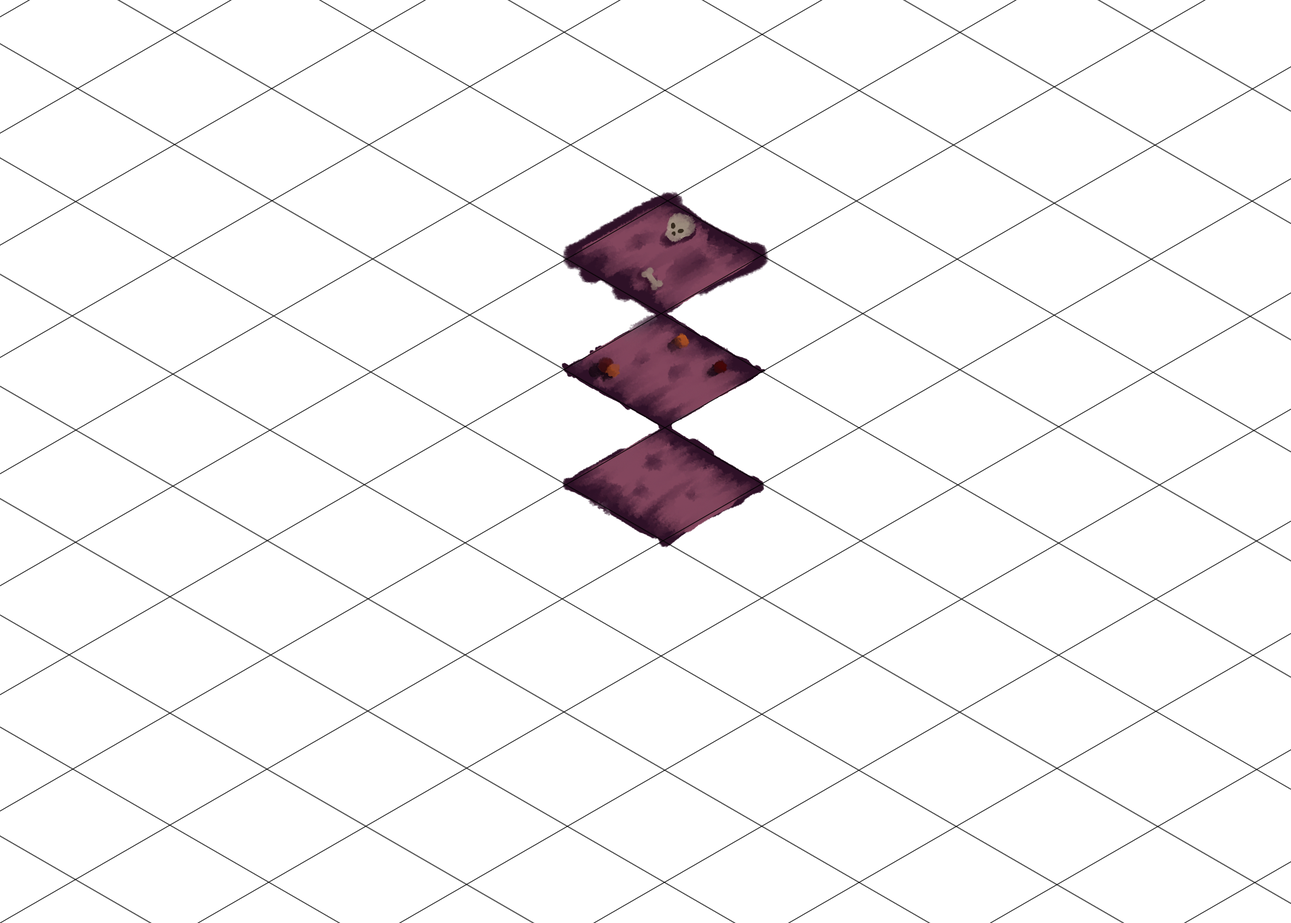
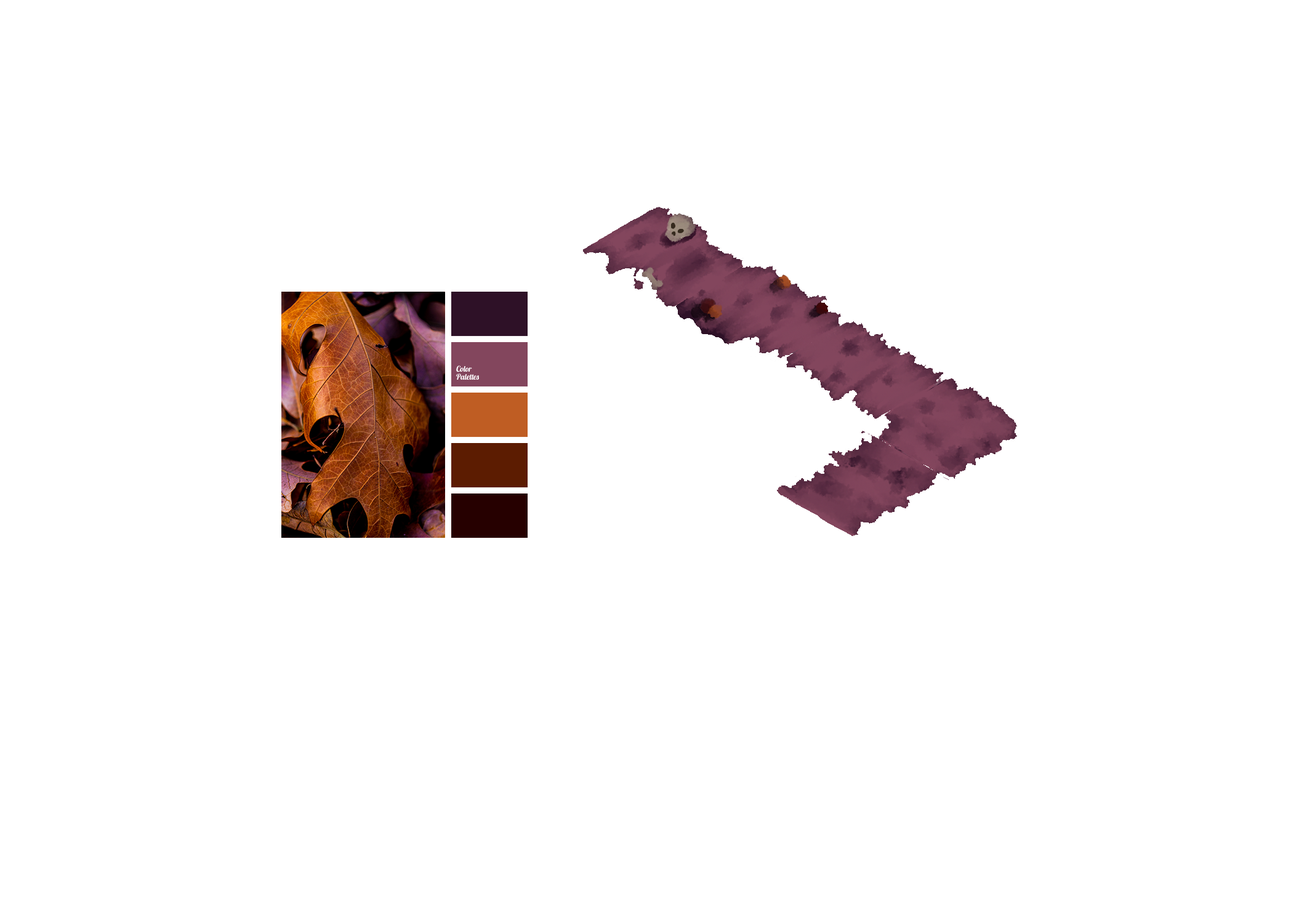
Revision of a layered 1291 x 923 image; what changed, layer by layer:
renamed "Shape 1 copy 18" to "grid", hid it over [0, 0, 1291, 923]
removed layer "Layer 2" over [640, 268, 657, 292]
removed layer "tile varient?" over [667, 212, 697, 225]
added layer "corner 1" above "plain path" over [877, 374, 1019, 481]
added layer "plain path" above "pebble path" over [784, 320, 945, 420]
renamed "base tile" to "pebble path", moved it above "plain path 2", painted on it over [561, 191, 842, 548]
added layer "plain path 2" above "Layer 1" over [775, 430, 938, 537]
painted on "Layer 1" over [582, 206, 744, 308]
showed "color test" over [281, 291, 528, 538]
